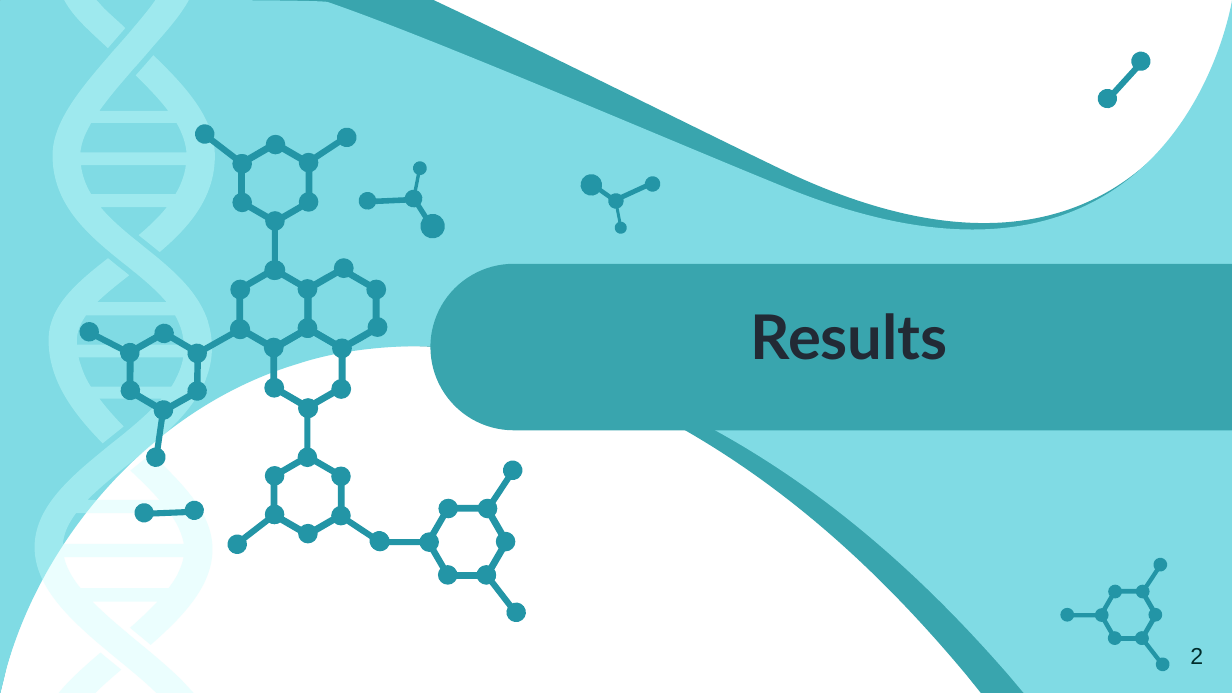
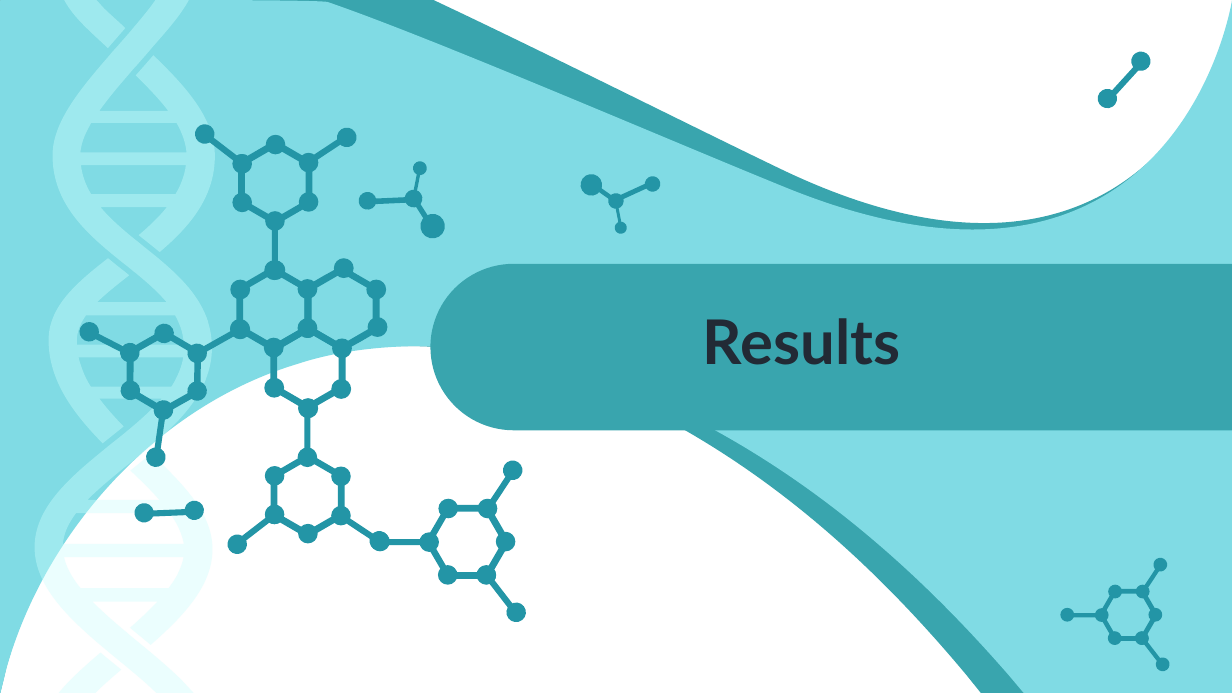
Before and after one commit to mtzynb/MyThesis, a slide deck: slide 23 of ThesisPresentation/thesis_presentation_26012022_Winter.pptx (slide 27 before the commit). Drawn at 1232x693 pixels with LibreOffice and Linux fonts; fonts in the diff are those of the drawing. Boxes give left, top, right and bottom in pixels: in the first picture for what was removed or moved away, otherwise in the second. Text is boxed around its words. In the diff, an @@ line names an element or a change of style, - is before the commit and + after.

```diff
--- a/ThesisPresentation/thesis_presentation_26012022_Winter.pptx
+++ b/ThesisPresentation/thesis_presentation_26012022_Winter.pptx
@@ text "Results": place and size @@
-text "Results" at bbox=[751, 313, 948, 360]
+text "Results" at bbox=[703, 318, 900, 365]
@@ text removed at bbox=[1190, 648, 1203, 664] @@
-2
```
Also in this commit, not shown: 35 other slides changed, 4 slides removed.
